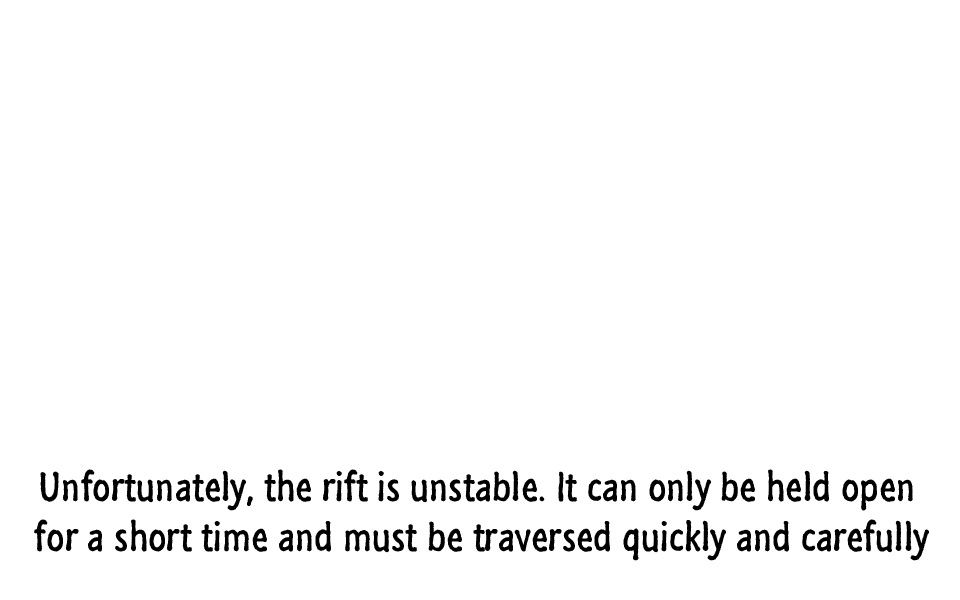
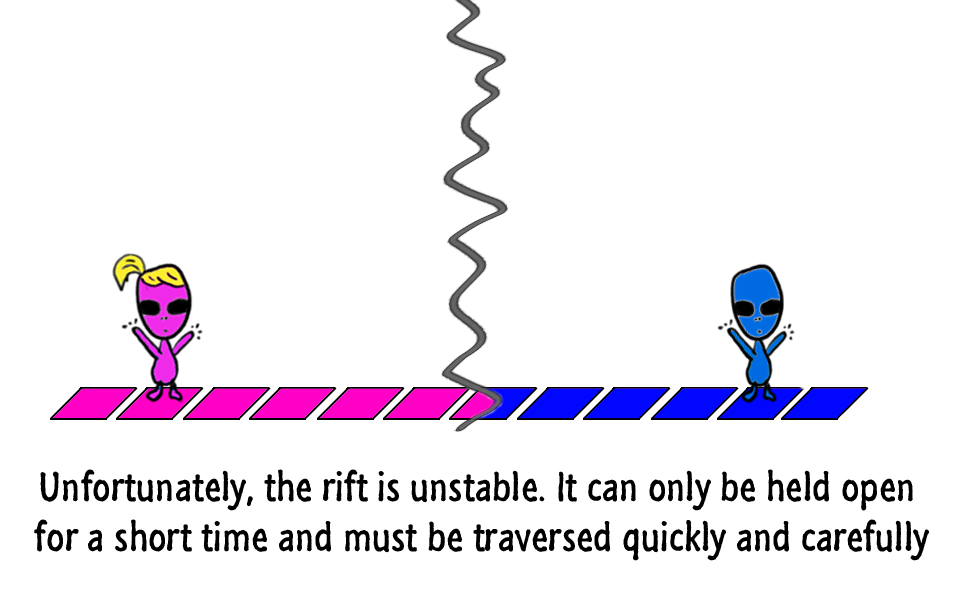
The second 960 x 600 image is a revision of the first. Changes to its layers:
added layer "Layer 8" above "Layer 11" over [left=88, top=253, right=204, bottom=404]
added layer "Layer 11" above "Layer 10" over [left=717, top=263, right=796, bottom=404]
added layer "Layer 10" above "Layer 7" over [left=450, top=387, right=869, bottom=420]
added layer "Layer 7" above "Layer 1" over [left=116, top=387, right=536, bottom=420]
added layer "Layer 1" above "Unfortunately, the rift is unstable. It can only be held open" over [left=50, top=0, right=510, bottom=433]
removed layer "Background" over [left=50, top=0, right=869, bottom=433]
